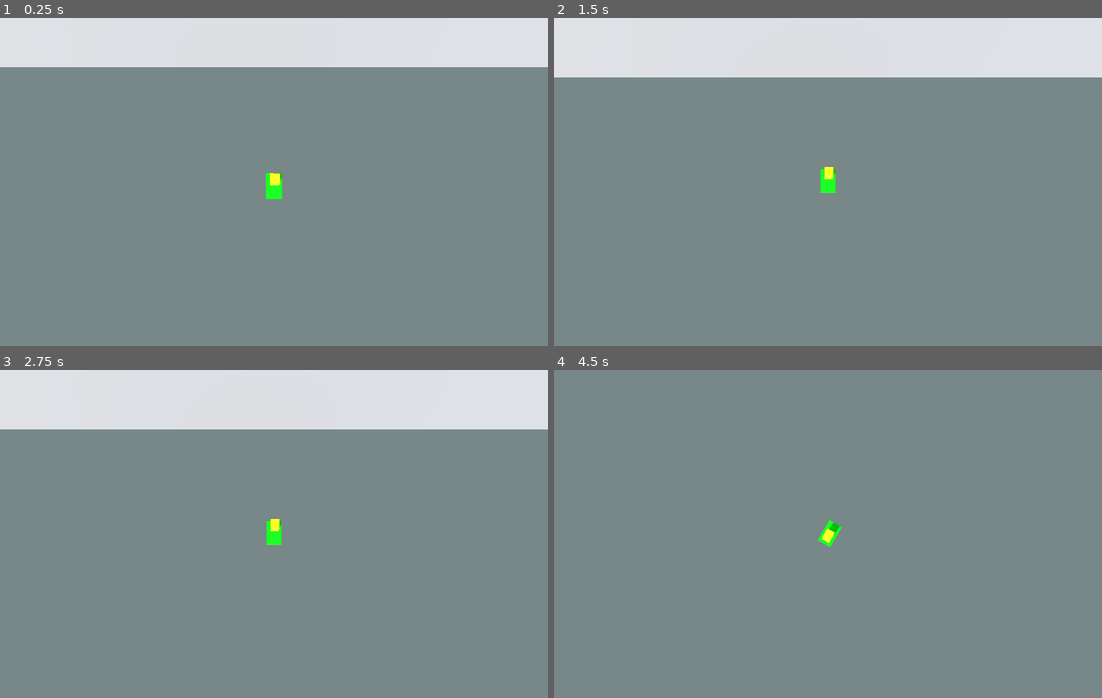
Above: before the commit, frames 1-4 (two rows, left to right).
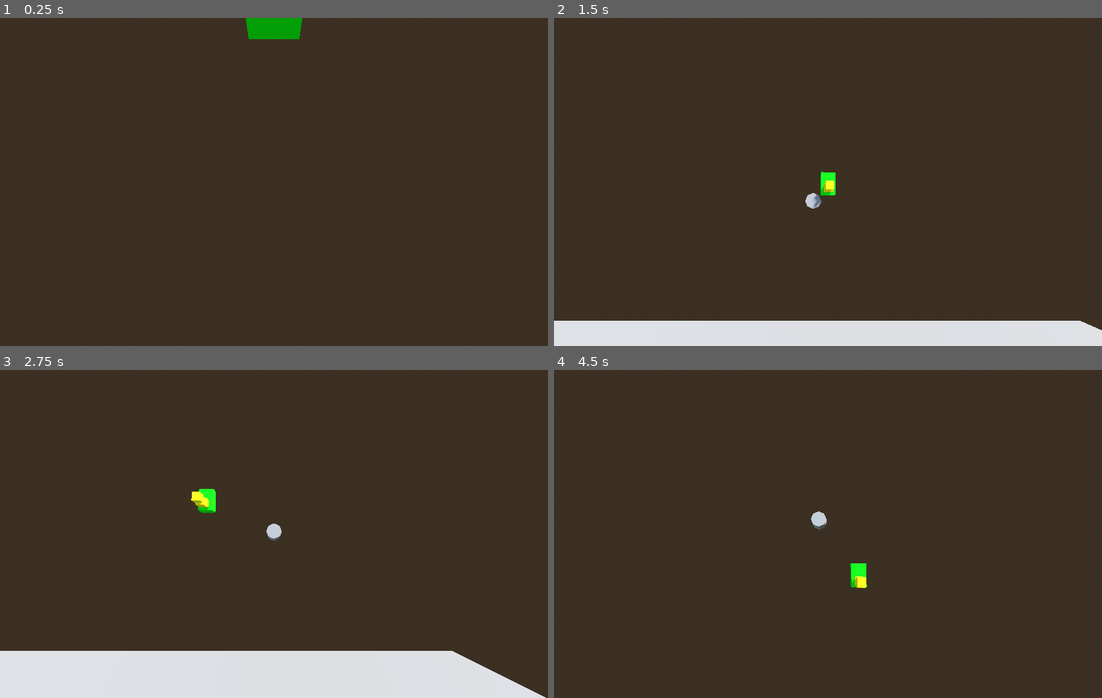
Above: after the commit, the same moments.

Repository: mcKri/bad-idea-jam
Game: Godot game, scene res://system/game_world.tscn
Same seed, same stepped clock (60 frames per second), same inputs: the game is played once before the commit and once after it.
Inputs:
- Up to frame 1 (0.25 s): no input
- Up to frame 2 (1.5 s): tap Enter at 0.5 s; hold D (steer_right) 0.53-1.28 s; hold E (interact, bound only after the commit) 0.53-1.28 s; tap X at 0.8, 1.35 s; hold Space (handbrake) from 1.28 s (still down)
- Up to frame 3 (2.75 s): tap C at 1.55 s; release Space (handbrake) at 2.03 s; hold D (steer_right) from 2.03 s (still down); hold C from 2.03 s (still down); tap E (interact, bound only after the commit) at 2.3 s
- Up to frame 4 (4.5 s): release D (steer_right) at 2.78 s; release C at 2.78 s; hold W (accelerate) 2.78-3.53 s; tap E (interact, bound only after the commit) at 2.85 s; tap X at 3.05 s; hold X 3.53-4.28 s; hold A (steer_left) from 3.53 s (still down); tap C at 3.8, 4.35 s

The runs differ from the first frame. In frame 1, 100% of the frame differs, in the area x 0-100%, y 0-100%; in frame 2, 100%; in frame 3, 100%; in frame 4, 100%.

Commit message:
create player controller add interactables improve camera following improve box delivery logic

Diff:
--- a/entities/box/box.gd
+++ b/entities/box/box.gd
@@ -2,3 +2,7 @@
 extends RigidBody3D
 
 @onready var stack_anchor: Marker3D = $StackAnchor
+
+
+func enable_interaction(val: bool):
+	set_collision_layer_value(6, val)
--- a/entities/box/box.tscn
+++ b/entities/box/box.tscn
@@ -12,7 +12,7 @@
 albedo_color = Color(1, 1, 0, 1)
 
 [node name="Box" type="RigidBody3D" unique_id=755877171]
-collision_layer = 2
+collision_layer = 34
 collision_mask = 31
 physics_material_override = SubResource("PhysicsMaterial_x30i6")
 script = ExtResource("1_josro")
--- a/entities/car/box_anchor.gd
+++ b/entities/car/box_anchor.gd
@@ -17,15 +17,23 @@
 
 
 func add_box(box: Box):
-	add_child(box)
+	var anchor: Marker3D
+	if boxes.size() > 0:
+		anchor = boxes.back().stack_anchor
+	else:
+		anchor = self
+
+	if box.is_inside_tree():
+		box.reparent(anchor)
+	else:
+		anchor.add_child(box)
+
 	box.freeze = true
+	box.enable_interaction(false)
 
 	var offset = Vector3(randf_range(-STACK_RANDOM_OFFSET, STACK_RANDOM_OFFSET), 0, randf_range(-STACK_RANDOM_OFFSET, STACK_RANDOM_OFFSET))
-	if boxes.size() > 0:
-		var last_box = boxes.back()
-		box.global_position = last_box.stack_anchor.global_position + offset
-	else:
-		box.global_position = global_position + offset
+	box.position = offset
+	box.rotation = Vector3.ZERO
 
 	boxes.append(box)
 
@@ -58,23 +66,28 @@
 	box.reparent(StageLoader.curr_stage)
 	box.freeze = false
 	box.apply_central_impulse(force)
+	box.enable_interaction(true)
 
 
-func deliver_box():
-	var box := get_top_box()
-	if box == null:
-		return
+func deliver_box(box: Box) -> bool:
+	var idx := boxes.find(box)
+	if idx == -1:
+		return false
 
-	print("Delivered box: ", box)
+	elif idx < boxes.size() - 1:
+		var above_box := boxes[idx + 1]
+		var new_parent: Node3D
+		if idx == 0:
+			new_parent = self
+		else:
+			new_parent = boxes[idx - 1].stack_anchor
+
+		above_box.reparent(new_parent, false)
+
 	boxes.erase(box)
 	box.queue_free()
 
-
-func get_top_box() -> Box:
-	if boxes.size() == 0:
-		return null
-
-	return boxes.back()
+	return true
 
 
 func reset():
--- a/entities/car/car.gd
+++ b/entities/car/car.gd
@@ -31,6 +31,7 @@
 const TILT_LEAN_SPEED := 2.0 # How quickly the car_body tilts into a drift
 const TILT_RECOVER_SPEED := 15.0 # How quickly the car_body returns upright
 
+var driving: bool = false
 var speed_input := 0.0
 var steer_input := 0.0
 var handbrake := false
@@ -101,6 +102,9 @@
 
 
 func _process(_delta):
+	if not driving:
+		return
+
 	speed_input = (Input.get_action_strength("accelerate") - Input.get_action_strength("reverse") * REVERSE_FACTOR) * ACCELERATION
 	steer_input = (Input.get_action_strength("steer_left") - Input.get_action_strength("steer_right")) * STEERING
 	handbrake = Input.is_action_pressed("handbrake")
--- a/entities/car/car.tscn
+++ b/entities/car/car.tscn
@@ -2,8 +2,6 @@
 
 [ext_resource type="Script" uid="uid://bhfjlv5c5yfu4" path="res://entities/car/car.gd" id="1_yotxw"]
 [ext_resource type="Script" uid="uid://bv3hcp8nt7tqn" path="res://entities/car/box_anchor.gd" id="2_1ang0"]
-
-[sub_resource type="PhysicsMaterial" id="PhysicsMaterial_rvpx2"]
 
 [sub_resource type="Curve" id="Curve_1ang0"]
 _data = [Vector2(0, 0), 0.0, 0.0, 0, 0, Vector2(0.2480211, 0.8268442), 0.0, 0.0, 0, 0, Vector2(0.50923485, 1), 0.0, 0.0, 0, 0]
@@ -17,9 +15,8 @@
 
 [node name="Sphere" type="RigidBody3D" unique_id=361040030]
 transform = Transform3D(-1, 0, -8.742278e-08, 0, 1, 0, 8.742278e-08, 0, -1, 0, 0.4, 0)
-collision_layer = 2
+collision_layer = 34
 collision_mask = 29
-physics_material_override = SubResource("PhysicsMaterial_rvpx2")
 contact_monitor = true
 max_contacts_reported = 2
 angular_damp = 5.0
--- a/entities/delivery_point/delivery_point.gd
+++ b/entities/delivery_point/delivery_point.gd
@@ -24,12 +24,9 @@
 
 func _on_area_3d_body_entered(body: Node3D):
 	if body is Car:
-		if body.box_anchor.get_top_box() != _required_box_instance:
-			return
-
-		body.box_anchor.deliver_box()
-		set_active(false)
-		delivered.emit()
+		if body.box_anchor.deliver_box(_required_box_instance):
+			set_active(false)
+			delivered.emit()
 
 
 func set_required_box(box: Box):
--- /dev/null
+++ b/entities/player/player.gd
@@ -0,0 +1,99 @@
+class_name Player
+extends CharacterBody3D
+
+@onready var coll_shape: CollisionShape3D = $CollisionShape3D
+@onready var direction_marker: Marker3D = $DirectionMarker
+@onready var actionable_finder: Area3D = $DirectionMarker/ActionableFinder
+@onready var carry_anchor: Marker3D = $DirectionMarker/CarryAnchor
+
+var first_actionable: Node3D = null:
+	set(val):
+		if val == first_actionable:
+			return
+
+		first_actionable = val
+		if first_actionable:
+			# TODO: Show UI prompt
+			# TODO: Play SFX
+			pass
+		else:
+			# TODO: Hide UI prompt
+			pass
+
+var car: Car
+var held_box: Box
+
+
+func _physics_process(delta):
+	if !car:
+		var input_vector = Input.get_vector("move_left", "move_right", "move_forward", "move_back")
+		velocity.x = input_vector.x * 500.0 * delta
+		velocity.z = input_vector.y * 500.0 * delta
+		move_and_slide()
+
+		if velocity.length() > 0.1:
+			direction_marker.look_at(global_position + velocity, Vector3.UP)
+
+		# Check for actionable objects in front of the player
+		var found_actionable = null
+		for actionable in actionable_finder.get_overlapping_bodies():
+			found_actionable = actionable
+			if found_actionable == first_actionable:
+				break
+
+		first_actionable = found_actionable
+
+
+func _unhandled_input(event: InputEvent):
+	if !car:
+		if event is InputEventKey:
+			if event.is_action_pressed("interact") && first_actionable:
+				if first_actionable is Car:
+					if held_box:
+						first_actionable.box_anchor.add_box(held_box)
+						held_box = null
+					else:
+						enter_car(first_actionable)
+				elif first_actionable is Box && !held_box:
+					carry_box(first_actionable)
+	else:
+		if event is InputEventKey:
+			if event.is_action_pressed("interact"):
+				exit_car()
+
+	if event is InputEventKey:
+		if Input.is_key_pressed(KEY_X):
+			Camera.set_target(StageLoader.car)
+		if Input.is_key_pressed(KEY_C):
+			Camera.set_target(self )
+
+
+func enter_car(new_car: Car):
+	car = new_car
+	Camera.set_target(car.camera_point)
+	car.driving = true
+	reparent(car)
+	position = Vector3.ZERO
+	visible = false
+	coll_shape.disabled = true
+	actionable_finder.monitoring = false
+
+
+func exit_car():
+	Camera.set_target(self )
+	reparent(car.get_parent())
+	car.driving = false
+	position = car.global_position - Vector3(2.0, 0, 0).rotated(Vector3.UP, car.mesh.global_rotation.y)
+	rotation = Vector3.ZERO
+	car = null
+	visible = true
+	coll_shape.disabled = false
+	actionable_finder.monitoring = true
+
+
+func carry_box(box: Box):
+	box.enable_interaction(false)
+	box.freeze = true
+	box.reparent(carry_anchor)
+	box.transform = Transform3D.IDENTITY
+	held_box = box
--- /dev/null
+++ b/entities/player/player.tscn
@@ -0,0 +1,35 @@
+[gd_scene format=3 uid="uid://bnl0uwm7p86h"]
+
+[ext_resource type="Script" uid="uid://l4pvyaf76sk7" path="res://entities/player/player.gd" id="1_symyc"]
+
+[sub_resource type="CapsuleShape3D" id="CapsuleShape3D_sfv1e"]
+height = 1.6386719
+
+[sub_resource type="SphereShape3D" id="SphereShape3D_symyc"]
+radius = 2.008
+
+[node name="Player" type="CharacterBody3D" unique_id=1220741404]
+collision_mask = 30
+axis_lock_linear_y = true
+script = ExtResource("1_symyc")
+
+[node name="CollisionShape3D" type="CollisionShape3D" parent="." unique_id=1029540855]
+transform = Transform3D(1, 0, 0, 0, 1, 0, 0, 0, 1, 0, 0.8046875, 0)
+shape = SubResource("CapsuleShape3D_sfv1e")
+
+[node name="CSGPolygon3D" type="CSGCylinder3D" parent="." unique_id=587719861]
+transform = Transform3D(1, 0, 0, 0, 1, 0, 0, 0, 1, 0, 0.7742615, 0)
+height = 1.3099976
+
+[node name="DirectionMarker" type="Marker3D" parent="." unique_id=1299765155]
+
+[node name="ActionableFinder" type="Area3D" parent="DirectionMarker" unique_id=1981653865]
+transform = Transform3D(1, 0, 0, 0, 1, 0, 0, 0, 1, 0, 0, -1.555)
+collision_layer = 0
+collision_mask = 32
+
+[node name="CollisionShape3D" type="CollisionShape3D" parent="DirectionMarker/ActionableFinder" unique_id=1713768810]
+shape = SubResource("SphereShape3D_symyc")
+
+[node name="CarryAnchor" type="Marker3D" parent="DirectionMarker" unique_id=1371869544]
+transform = Transform3D(1, 0, 0, 0, 1, 0, 0, 0, 1, 0, 0, -1.2144581)
--- a/project.godot
+++ b/project.godot
@@ -67,6 +67,36 @@
 "events": [Object(InputEventKey,"resource_local_to_scene":false,"resource_name":"","device":-1,"window_id":0,"alt_press …(191 unchanged characters)…
 ]
 }
+move_forward={
+"deadzone": 0.2,
+"events": [Object(InputEventKey,"resource_local_to_scene":false,"resource_name":"","device":-1,"window_id":0,"alt_pressed":false,"shift_pressed":false,"ctrl_pressed":false,"meta_pressed":false,"pressed":false,"keycode":0,"physical_keycode":87,"key_label":0,"unicode":119,"location":0,"echo":false,"script":null)
+, Object(InputEventKey,"resource_local_to_scene":false,"resource_name":"","device":-1,"window_id":0,"alt_pressed":false,"shift_pressed":false,"ctrl_pressed":false,"meta_pressed":false,"pressed":false,"keycode":0,"physical_keycode":4194320,"key_label":0,"unicode":0,"location":0,"echo":false,"script":null)
+]
+}
+move_left={
+"deadzone": 0.2,
+"events": [Object(InputEventKey,"resource_local_to_scene":false,"resource_name":"","device":-1,"window_id":0,"alt_pressed":false,"shift_pressed":false,"ctrl_pressed":false,"meta_pressed":false,"pressed":false,"keycode":0,"physical_keycode":65,"key_label":0,"unicode":97,"location":0,"echo":false,"script":null)
+, Object(InputEventKey,"resource_local_to_scene":false,"resource_name":"","device":-1,"window_id":0,"alt_pressed":false,"shift_pressed":false,"ctrl_pressed":false,"meta_pressed":false,"pressed":false,"keycode":0,"physical_keycode":4194319,"key_label":0,"unicode":0,"location":0,"echo":false,"script":null)
+]
+}
+move_right={
+"deadzone": 0.2,
+"events": [Object(InputEventKey,"resource_local_to_scene":false,"resource_name":"","device":-1,"window_id":0,"alt_pressed":false,"shift_pressed":false,"ctrl_pressed":false,"meta_pressed":false,"pressed":false,"keycode":0,"physical_keycode":68,"key_label":0,"unicode":100,"location":0,"echo":false,"script":null)
+, Object(InputEventKey,"resource_local_to_scene":false,"resource_name":"","device":-1,"window_id":0,"alt_pressed":false,"shift_pressed":false,"ctrl_pressed":false,"meta_pressed":false,"pressed":false,"keycode":0,"physical_keycode":4194321,"key_label":0,"unicode":0,"location":0,"echo":false,"script":null)
+]
+}
+move_back={
+"deadzone": 0.2,
+"events": [Object(InputEventKey,"resource_local_to_scene":false,"resource_name":"","device":-1,"window_id":0,"alt_pressed":false,"shift_pressed":false,"ctrl_pressed":false,"meta_pressed":false,"pressed":false,"keycode":0,"physical_keycode":83,"key_label":0,"unicode":115,"location":0,"echo":false,"script":null)
+, Object(InputEventKey,"resource_local_to_scene":false,"resource_name":"","device":-1,"window_id":0,"alt_pressed":false,"shift_pressed":false,"ctrl_pressed":false,"meta_pressed":false,"pressed":false,"keycode":0,"physical_keycode":4194322,"key_label":0,"unicode":0,"location":0,"echo":false,"script":null)
+]
+}
+interact={
+"deadzone": 0.2,
+"events": [Object(InputEventKey,"resource_local_to_scene":false,"resource_name":"","device":-1,"window_id":0,"alt_pressed":false,"shift_pressed":false,"ctrl_pressed":false,"meta_pressed":false,"pressed":false,"keycode":0,"physical_keycode":69,"key_label":0,"unicode":101,"location":0,"echo":false,"script":null)
+, Object(InputEventKey,"resource_local_to_scene":false,"resource_name":"","device":-1,"window_id":0,"alt_pressed":false,"shift_pressed":false,"ctrl_pressed":false,"meta_pressed":false,"pressed":false,"keycode":0,"physical_keycode":4194309,"key_label":0,"unicode":0,"location":0,"echo":false,"script":null)
+]
+}
 
 [layer_names]
 
@@ -75,6 +105,7 @@
 3d_physics/layer_3="Terrain"
 3d_physics/layer_4="Enemy"
 3d_physics/layer_5="Floor"
+3d_physics/layer_6="Actionable"
 
 [physics]
 
--- a/stages/car_prototype/car_prototype_area.tscn
+++ b/stages/car_prototype/car_prototype_area.tscn
@@ -31,7 +31,8 @@
 transform = Transform3D(0.99999994, 0, 0, 0, 1, 0, 0, 0, 0.99999994, 0, 0, -4.933)
 
 [node name="Sprite3D" type="Sprite3D" parent="." unique_id=516503502]
-transform = Transform3D(1, 0, 0, 0, -4.371139e-08, 1, 0, -1, -4.371139e-08, 0, 0.01, 0)
+transform = Transform3D(1, 0, 0, 0, -4.371139e-08, 1, 0, -1, -4.371139e-08, 0, 0, 0)
+visible = false
 pixel_size = 0.18
 texture_filter = 0
 texture = ExtResource("3_1ai46")
--- a/system/camera.gd
+++ b/system/camera.gd
@@ -1,12 +1,19 @@
 extends Camera3D
 
-const DEFAULT_OFFSET := Vector3(0, 15, -2)
+const DEFAULT_OFFSET := Vector3(0, 15, 2)
+const DEFAULT_PAN_SPEED := 20.0
 
-var focus_target: Node3D
-var focus_point: Vector3 = Vector3.INF
-var focus_speed: float = 0.15
+var look_target: Node3D
+var look_point: Vector3 = Vector3.INF
+var anchor_offset: Vector3 = DEFAULT_OFFSET
+
+var pan_speed: float = DEFAULT_PAN_SPEED
 var panning: bool = false
-var anchor_offset: Vector3 = DEFAULT_OFFSET
+
+var _fixed_basis: Basis
+var _pan_origin: Vector3
+var _pan_duration: float
+var _pan_t: float = 1.0
 
 
 func _init():
@@ -14,58 +21,70 @@
 
 
 func _ready():
+	_update_basis()
 	make_current()
 
 
-func _process(_delta):
+func _process(delta):
 	var target_pos := Vector3.INF
 
 	# Priority: target node > focus point > current position
-	if focus_target:
-		target_pos = focus_target.global_position
-	elif focus_point != Vector3.INF:
-		target_pos = focus_point
+	if look_target:
+		target_pos = look_target.global_position
+	elif look_point != Vector3.INF:
+		target_pos = look_point
 
 	var anchor_pos := target_pos + anchor_offset
 
 	# Smoothly pan to target if currently panning, otherwise snap immediately
 	if panning:
-		if global_position.distance_to(anchor_pos) > 0.01:
-			global_position = lerp(global_position, anchor_pos, focus_speed)
-		else:
+		_pan_t = minf(_pan_t + delta / _pan_duration, 1.0)
+		var eased := smoothstep(0.0, 1.0, _pan_t)
+		global_position = _pan_origin.lerp(anchor_pos, eased)
+		if _pan_t >= 1.0:
 			global_position = anchor_pos
 			panning = false
 	else:
 		if anchor_pos != Vector3.INF:
 			global_position = anchor_pos
 
-	look_at(target_pos, Vector3.UP)
+	basis = _fixed_basis
 
 
-func focus_on(target: Variant, speed: float = 0.15):
+func _update_basis():
+	_fixed_basis = Basis.looking_at(-anchor_offset.normalized(), Vector3.UP)
+
+
+func set_target(target: Variant, speed: float = DEFAULT_PAN_SPEED):
 	if target is Node3D:
-		focus_target = target
+		look_target = target
 	elif target is Vector3:
-		focus_point = target
-		focus_target = null
+		look_point = target
+		look_target = null
 	else:
 		return
 
 	if speed == INF:
-		global_position = focus_point if focus_point != Vector3.INF else focus_target.global_position
+		global_position = look_point if look_point != Vector3.INF else look_target.global_position
 	else:
-		focus_speed = speed
+		pan_speed = speed
+		var dest := look_target.global_position if look_target else look_point
+		_pan_origin = global_position
+		_pan_duration = maxf(global_position.distance_to(dest + anchor_offset) / pan_speed, 0.001)
+		_pan_t = 0.0
 		panning = true
 
 
-func clear_focus():
-	focus_target = null
-	focus_point = Vector3.INF
+func clear_target():
+	look_target = null
+	look_point = Vector3.INF
 
 
 func set_offset(new_offset: Vector3):
 	anchor_offset = new_offset
+	_update_basis()
 
 
 func reset_offset():
 	anchor_offset = DEFAULT_OFFSET
+	_update_basis()
--- a/system/game_world.tscn
+++ b/system/game_world.tscn
@@ -3,9 +3,12 @@
 [ext_resource type="Script" uid="uid://8byjgxecmkff" path="res://system/game_world.gd" id="1_i084f"]
 [ext_resource type="PackedScene" uid="uid://dweq1naht4loy" path="res://stages/car_prototype/car_prototype_area.tscn" id="2_bqd4e"]
 [ext_resource type="PackedScene" uid="uid://eyiskji7g51x" path="res://entities/car/car.tscn" id="2_dsv2d"]
+[ext_resource type="PackedScene" uid="uid://bnl0uwm7p86h" path="res://entities/player/player.tscn" id="4_tsgca"]
 
 [node name="GameWorld" type="Node3D" unique_id=548075449]
 script = ExtResource("1_i084f")
 initial_level = ExtResource("2_bqd4e")
 
 [node name="Car" parent="." unique_id=880996545 instance=ExtResource("2_dsv2d")]
+
+[node name="Player" parent="." unique_id=1220741404 instance=ExtResource("4_tsgca")]
--- a/system/stage_loader.gd
+++ b/system/stage_loader.gd
@@ -1,6 +1,7 @@
 extends Node
 
 @onready var game_world: Node3D = get_node("/root/GameWorld")
+@onready var player: Player = game_world.get_node("Player")
 @onready var car: Car = game_world.get_node("Car")
 
 var curr_stage: Stage
@@ -16,11 +17,10 @@
 	if not curr_stage.is_node_ready():
 		await curr_stage.ready
 
-	# Spawn car
+	# Reposition car at spawn point
 	car.global_transform = curr_stage.get_spawn_transform().translated(Vector3(0, 0.4, 0))
 
-	# Focus camera on car
-	Camera.focus_on(car.camera_point)
+	player.enter_car(car)
 
 	# Initialize delivery points
 	var boxes: Array[Box] = []
Not shown, added: entities/player/player.gd.uid
